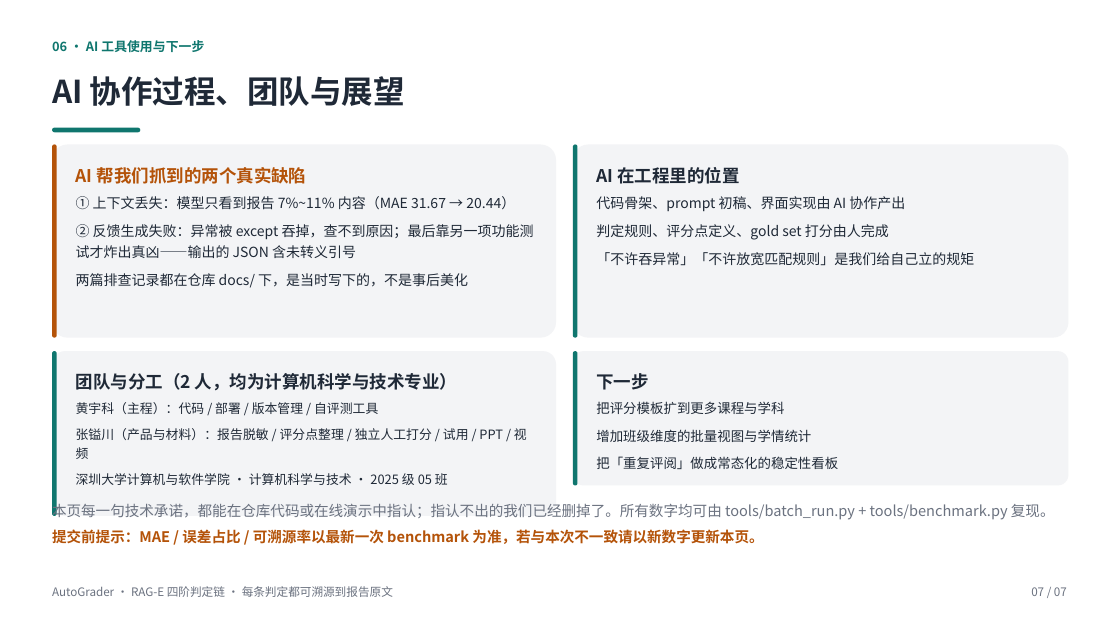
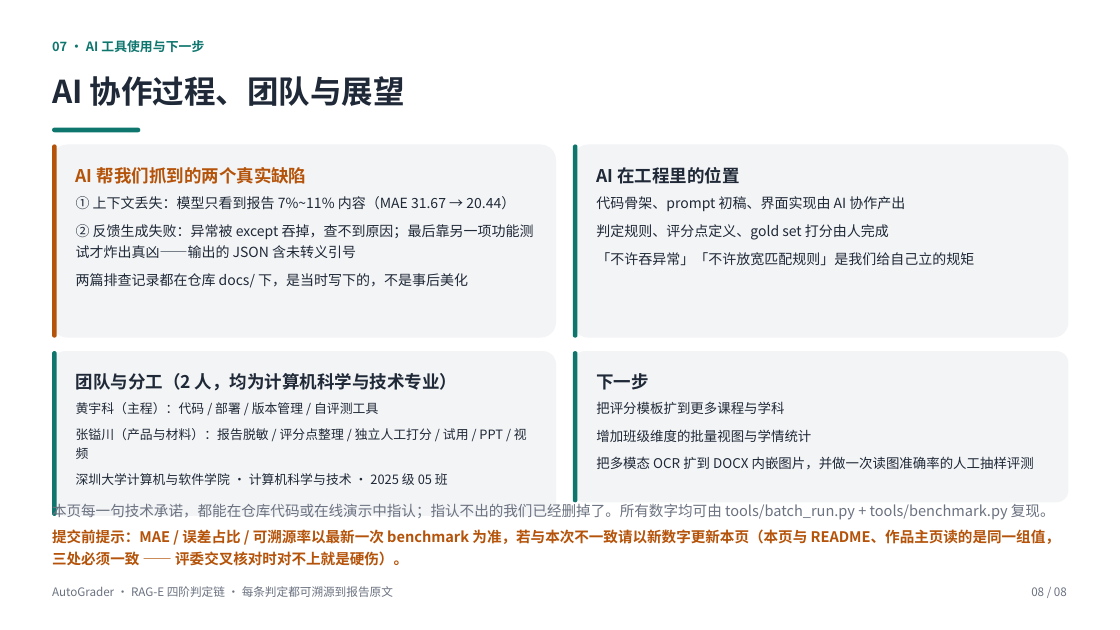
Before and after one commit to huangyuke914235/AutoGrader, a slide deck: slide 8 of AutoGrader-参赛答辩.pptx (slide 7 before the commit). Drawn at 1120x630 pixels with LibreOffice and Linux fonts; fonts in the diff are those of the drawing. Boxes give left, top, right and bottom in pixels: in the first picture for what was removed or moved away, otherwise in the second. Text is boxed around its words. In the diff, an @@ line names an element or a change of style, - is before the commit and + after.

```diff
--- a/AutoGrader-参赛答辩.pptx
+++ b/AutoGrader-参赛答辩.pptx
@@ text at (x1=52, y1=40, x2=204, y2=53): text changed @@
-06 · AI 工具使用与下一步
+07 · AI 工具使用与下一步
@@ rounded rectangle resized from (x1=573, y1=351, x2=1069, y2=486) to (x1=573, y1=351, x2=1069, y2=502) @@
@@ rounded rectangle resized from (x1=573, y1=351, x2=578, y2=486) to (x1=573, y1=351, x2=578, y2=502) @@
@@ text at (x1=596, y1=456, x2=1034, y2=469): text changed @@
-把「重复评阅」做成常态化的稳定性看板
+把多模态 OCR 扩到 DOCX 内嵌图片，并做一次读图准确率的人工抽样评测
@@ text at (x1=52, y1=529, x2=1060, y2=566): text changed @@
-提交前提示：MAE / 误差占比 / 可溯源率以最新一次 benchmark 为准，若与本次不一致请以新数字更新本页。
+提交前提示：MAE / 误差占比 / 可溯源率以最新一次 benchmark 为准，若与本次不一致请以新数字更新本页（本页与 README、作品主页读的是同一组值，三处必须一致 —— 评委交叉核对时对不上就是硬伤）。
@@ text at (x1=1031, y1=587, x2=1067, y2=596): text changed @@
-07 / 07
+08 / 08
```
Also in this commit, not shown: 5 other slides changed, 1 slide added, 6 other files.
